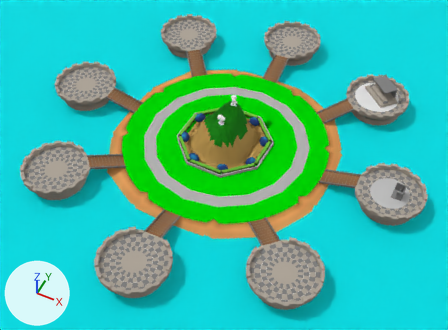
Two versions of the glTF model public/models/base2.glb, one commit apart.
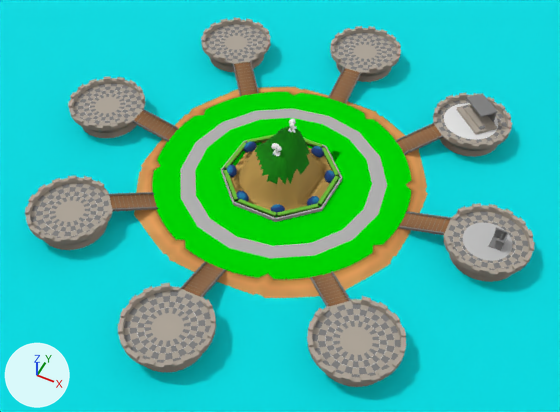
The first picture shows the older version from a 50 mm camera at (3.49, -7.05, 8.22) aimed at (0.2, -0.47, 0.0). The close-ups show the older and then the newer version on the part from 0% to 100% of the width and 0% to 100% of the height of that picture. Only the edits that show in the close-ups are written down. Every picture has the same lights, and +X, +Y and +Z are marked at lower left. Where no turn or scale is listed for an object, it has been applied to the vertices.
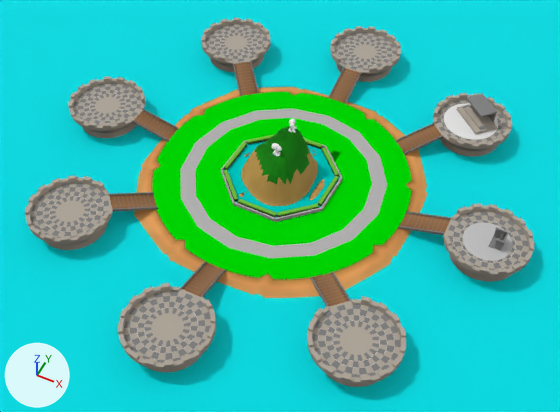
Pixel boxes [x1, y1, x2, y2] of what changed, in the close-ups (560 x 412 px):
```json
{"object": "Plane.002", "change": "added", "after": [223, 141, 340, 218]}
{"object": "Arbusto2.002", "change": "deleted", "before": [312, 146, 324, 157]}
{"object": "Arbusto2.004", "change": "deleted", "before": [244, 141, 256, 152]}
{"object": "Arbusto2.001", "change": "deleted", "before": [324, 170, 335, 183]}
{"object": "Arbusto2.005", "change": "deleted", "before": [227, 165, 237, 177]}
{"object": "Arbusto2.007", "change": "deleted", "before": [236, 191, 249, 201]}
{"object": "Arbusto2.006", "change": "deleted", "before": [271, 204, 285, 213]}
{"object": "Arbusto2", "change": "deleted", "before": [307, 196, 320, 206]}
```

Scene script edits in JSON lines:
```json
{"op": "add", "block": "mat_material_004", "code": ["mat_material_004 = principled_material('Material.004')", "mat_material_004.base_color = (0.0, 0.738, 0.718)  # cyan #00dfdc", "mat_material_004.metallic = 1.0", "mat_material_004.roughness = 0.841", "mat_material_004.transmission_weight = 1.0"]}
{"op": "add", "block": "me_plane_002", "code": ["me_plane_002 = bpy.data.meshes.new('Plane.002')", "me_plane_002.from_pydata([(-0.54, -0.61, 0.0), (0.55, -0.6, 0.0), (-0.54, 0.58, 0.0), (0.58, 0.54, 0.0), (-0.35, -0.81, 0.0), (0.31, -0.82, 0.0), (0.35, 0.77, 0.0), (-0.32, 0.79, 0.0), (-0.79, 0.33, 0.0), (-0.81, -0.33, 0.0), (0.79, -0.36, 0.0), (0.81, 0.3, 0.0), (-0.29, -0.27, 0.0), (-0.29, 0.27, 0.0), (0.25, -0.27, 0.0), (0.25, 0.27, 0.0)], [], [(15, 11, 3), (15, 3, 6), (8, 13, 7), (8, 7, 2), (13, 15, 6), (13, 6, 7), (4, 5, 14), (4, 14, 12), (12, 14, 15), (12, 15, 13), (0, 4, 12), (0, 12, 9), (9, 12, 13), (9, 13, 8), (5, 1, 10), (5, 10, 14), (14, 10, 11), (14, 11, 15)])", "me_plane_002.materials.append(mat_material_004)  # cyan #00dfdc"]}
{"op": "remove", "block": "ob_arbusto2", "code": ["ob_arbusto2 = bpy.data.objects.new('Arbusto2', me_cube_006)", "ob_arbusto2.location = (0.65, -0.31, 0.13)", "ob_arbusto2.rotation_euler = (0.0, 0.0, -0.362)  # degrees (0, 0, -21)", "ob_arbusto2.scale = (0.06, 0.0807, 0.0799)"]}
{"op": "remove", "block": "ob_arbusto2_001", "code": ["ob_arbusto2_001 = bpy.data.objects.new('Arbusto2.001', me_cube_006)", "ob_arbusto2_001.location = (0.65, 0.25, 0.13)", "ob_arbusto2_001.rotation_euler = (0.0, 0.0, 0.544)  # degrees (0, 0, 31)", "ob_arbusto2_001.scale = (0.06, 0.0807, 0.0799)"]}
{"op": "remove", "block": "ob_arbusto2_002", "code": ["ob_arbusto2_002 = bpy.data.objects.new('Arbusto2.002', me_cube_006)", "ob_arbusto2_002.location = (0.28, 0.63, 0.13)", "ob_arbusto2_002.rotation_euler = (0.0, 0.0, 1.225)  # degrees (0, 0, 70)", "ob_arbusto2_002.scale = (0.06, 0.0807, 0.0799)"]}
{"op": "remove", "block": "ob_arbusto2_004", "code": ["ob_arbusto2_004 = bpy.data.objects.new('Arbusto2.004', me_cube_006)", "ob_arbusto2_004.location = (-0.67, 0.27, 0.13)", "ob_arbusto2_004.rotation_euler = (0.0, 0.0, 2.696)  # degrees (0, 0, 154)", "ob_arbusto2_004.scale = (0.06, 0.0807, 0.0799)"]}
{"op": "remove", "block": "ob_arbusto2_005", "code": ["ob_arbusto2_005 = bpy.data.objects.new('Arbusto2.005', me_cube_006)", "ob_arbusto2_005.location = (-0.67, -0.29, 0.13)", "ob_arbusto2_005.rotation_euler = (0.0, 0.0, -2.699)  # degrees (0, 0, -155)", "ob_arbusto2_005.scale = (0.06, 0.0807, 0.0799)"]}
{"op": "remove", "block": "ob_arbusto2_006", "code": ["ob_arbusto2_006 = bpy.data.objects.new('Arbusto2.006', me_cube_006)", "ob_arbusto2_006.location = (0.27, -0.67, 0.13)", "ob_arbusto2_006.rotation_euler = (0.0, 0.0, 1.978)  # degrees (0, 0, 113)", "ob_arbusto2_006.scale = (0.06, 0.0807, 0.0799)"]}
{"op": "remove", "block": "ob_arbusto2_007", "code": ["ob_arbusto2_007 = bpy.data.objects.new('Arbusto2.007', me_cube_006)", "ob_arbusto2_007.location = (-0.29, -0.67, 0.13)", "ob_arbusto2_007.rotation_euler = (0.0, 0.0, -1.853)  # degrees (0, 0, -106)", "ob_arbusto2_007.scale = (0.06, 0.0807, 0.0799)"]}
{"op": "add", "block": "ob_plane_002", "code": ["ob_plane_002 = bpy.data.objects.new('Plane.002', me_plane_002)", "ob_plane_002.location = (0.0, 0.0, 0.13)"]}
```
